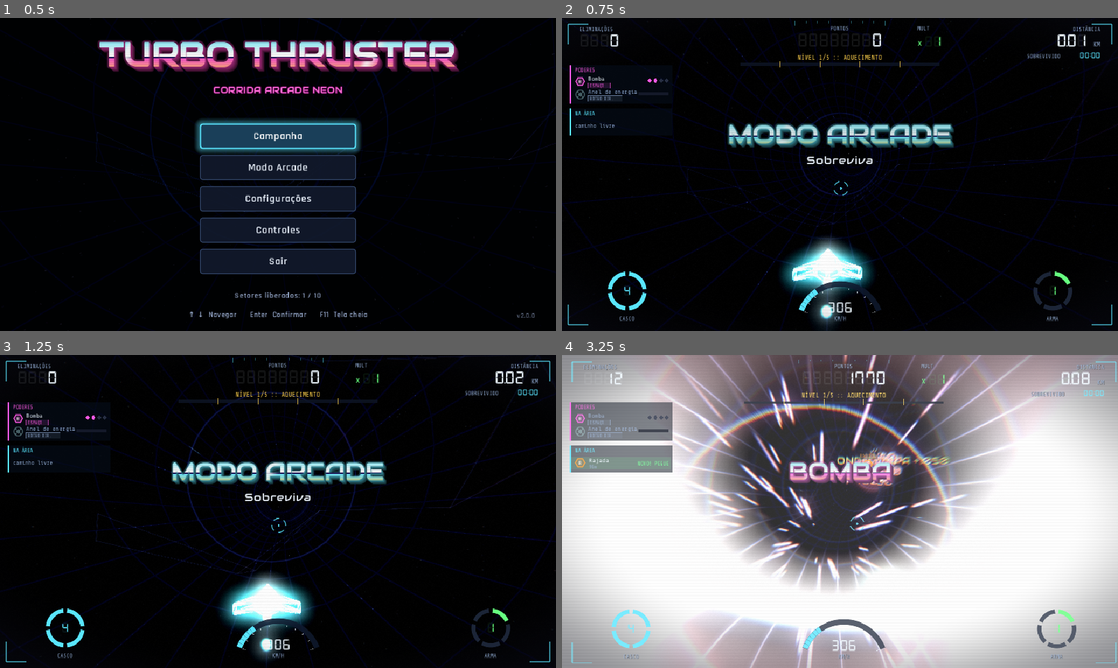
Above: before the commit, frames 1-4 (two rows, left to right).
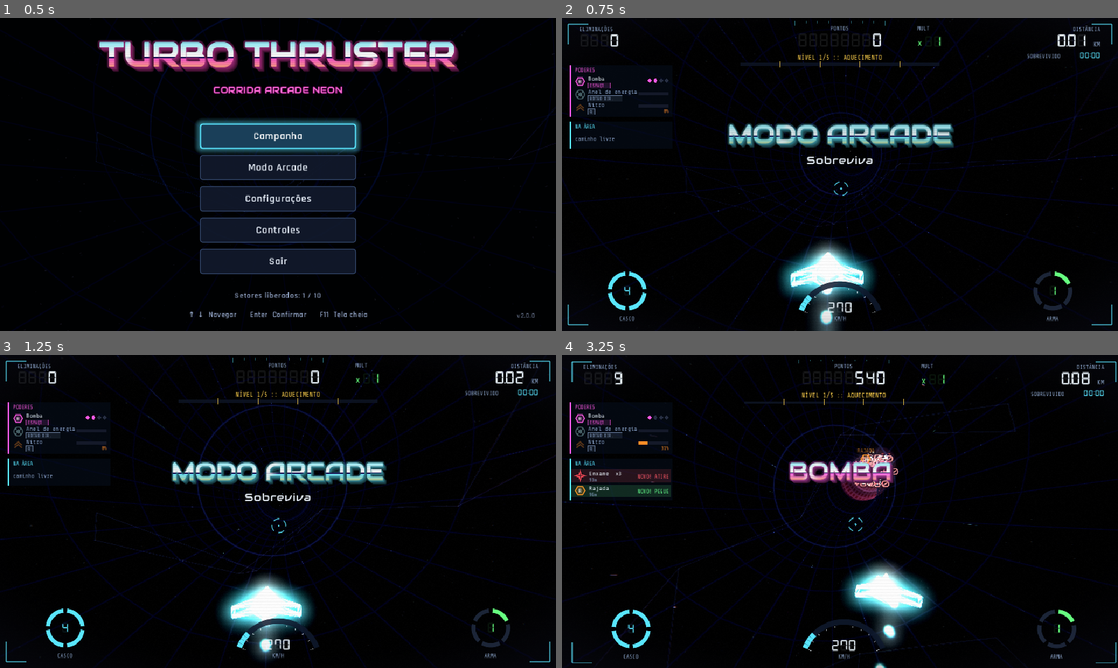
Above: after the commit, the same moments.

Repository: matthfaria96/turbo-thruster
Game: Godot game, scene res://main.tscn
The game is run twice, just before and just after one commit, with the same random seed, the same clock (stepped at 60 frames per second) and the same inputs.
Inputs (mouse positions are in pixels of both pictures, inside the frame that each line leads up to):
- Up to frame 1 (0.5 s): no input
- Up to frame 2 (0.75 s): click "Modo Arcade" at 0.5 s
- Up to frame 3 (1.25 s): no input
- Up to frame 4 (3.25 s): tap Enter (ui_accept) at 1.25, 1.52, 2.27 s; move the mouse to (962, 495) at 1.27 s; hold D (move_right) 1.28-2.03 s; hold Shift (charge) 1.28-2.03 s; click (962, 495) at 1.42 s; tap J (fire) at 1.55, 2.1 s; move the mouse to (728, 527) at 2.02 s; hold S (brake, bound only before the commit) 2.03-2.78 s; tap Space (special) at 2.3 s; move the mouse to (895, 442) at 2.77 s; hold D (move_right) from 2.78 s (still down); hold Space (special) from 2.78 s (still down); tap Q (nitro, bound only after the commit) at 3.05 s

Frame 1 is identical in both runs. In frame 2, 3.0% of the frame differs, in the area x 0-100%, y 0-100%; in frame 3, 4.0%; in frame 4, 99%.

Commit message:
feat: automatic speed ramp, nitro on Q, faster rotating obstacles
W/S no longer change speed: cruise speed rises with sector progress (or
survived time in arcade), act turbo floors still apply. Kills and geoms
fill a nitro gauge; Q spends it for 4 s of top speed with double points
that rams through ordinary enemies. Barriers now sweep around the
tunnel and rotors spin much faster. Bomb stays on Space only.

Co-Authored-By: Claude Opus 5.5 <noreply@anthropic.com>

Diff:
--- a/src/autoload/input_setup.gd
+++ b/src/autoload/input_setup.gd
@@ -5,22 +5,20 @@
 const ACTIONS := {
 	"move_left": {"keys": [KEY_A, KEY_LEFT], "buttons": [JOY_BUTTON_DPAD_LEFT], "axes": [[JOY_AXIS_LEFT_X, -1.0]]},
 	"move_right": {"keys": [KEY_D, KEY_RIGHT], "buttons": [JOY_BUTTON_DPAD_RIGHT], "axes": [[JOY_AXIS_LEFT_X, 1.0]]},
-	"accelerate": {"keys": [KEY_W, KEY_UP], "buttons": [JOY_BUTTON_DPAD_UP], "axes": [[JOY_AXIS_LEFT_Y, -1.0]]},
-	"brake": {"keys": [KEY_S, KEY_DOWN], "buttons": [JOY_BUTTON_DPAD_DOWN], "axes": [[JOY_AXIS_LEFT_Y, 1.0]]},
 	"fire": {"keys": [KEY_J], "mouse": [MOUSE_BUTTON_LEFT], "buttons": [JOY_BUTTON_A], "axes": [[JOY_AXIS_TRIGGER_RIGHT, 1.0]]},
 	"charge": {"keys": [KEY_SHIFT, KEY_K], "mouse": [MOUSE_BUTTON_RIGHT], "buttons": [JOY_BUTTON_X], "axes": [[JOY_AXIS_TRIGGER_LEFT, 1.0]]},
-	"special": {"keys": [KEY_SPACE, KEY_Q], "buttons": [JOY_BUTTON_Y, JOY_BUTTON_B], "axes": []},
+	"special": {"keys": [KEY_SPACE], "buttons": [JOY_BUTTON_Y, JOY_BUTTON_B], "axes": []},
+	"nitro": {"keys": [KEY_Q], "buttons": [JOY_BUTTON_LEFT_SHOULDER, JOY_BUTTON_RIGHT_SHOULDER], "axes": []},
 	"pause": {"keys": [KEY_ESCAPE, KEY_P], "buttons": [JOY_BUTTON_START], "axes": []},
 }
 
 ## Rows shown on the Controls screen: [action label, keyboard, gamepad].
 const HELP := [
 	["Ir para os lados", "A / D", "Analógico / D-pad"],
-	["Acelerar (frente)", "W", "Analógico para cima"],
-	["Frear (trás)", "S", "Analógico para baixo"],
 	["Atirar (segurar)", "Botão esquerdo do mouse", "A / RT"],
 	["Anel de energia (segure e solte)", "Botão direito do mouse", "X / LT"],
 	["Especial: bomba (limpa a tela)", "Espaço", "Y / B"],
+	["Nitro (quando a barra encher)", "Q", "LB / RB"],
 	["Pausar", "Esc / P", "Start"],
 	["Tela cheia", "F11", "—"],
 ]
--- a/src/game/combat.gd
+++ b/src/game/combat.gd
@@ -178,6 +178,11 @@
 	for e in g.enemies:
 		if not e.alive or not vulnerable:
 			continue
+		# Nitro rams through ordinary enemies; obstacles and beams still hurt.
+		if p.nitro_t > 0.0 and not e.invulnerable and e.kind != "laser" and e.touches(p):
+			if e.damage(999.0):
+				on_enemy_killed(e)
+			continue
 		if e.beam_hits(p) or e.touches(p):
 			if e.invulnerable or e.kind == "laser":
 				g.fx.sparks(p.global_position, e.spec.color, 20, 18.0, 1.0, 0.35)
@@ -241,9 +246,10 @@
 	g.kills += 1
 	if e.from_plan:
 		g.plan_kills += 1
-	var points := int(e.spec.score * g.multiplier * _speed_mult())
+	var points := int(e.spec.score * g.multiplier * _speed_mult() * (2.0 if g.player.nitro_t > 0.0 else 1.0))
 	g.score += points
 	var big := e.kind in ["tank", "serpent", "warden", "drifter"]
+	g.gain_nitro(Game.NITRO_PER_BIG_KILL if big else Game.NITRO_PER_KILL)
 	g.fx.explosion(e.global_position, e.spec.color, 1.8 if big else 1.0)
 	g.post.pulse(e.spec.color, 0.45 if big else 0.18)
 	if big:
--- a/src/game/enemy.gd
+++ b/src/game/enemy.gd
@@ -135,7 +135,9 @@
 			th = lerp_angle(th, game.player.th, dt * 0.25)
 			_try_fire(dt, game, ahead, 2.1, func(): game.fire_aimed(s, th, h, 20.0, 5, 0.16))
 		"barrier":
-			th = _base_th + sin(age * 0.6 + _phase) * 0.25
+			# Sweeps around the tunnel: the gap moves, so keep tracking it.
+			var dir := 1.0 if fposmod(_base_th * 7.0, 2.0) < 1.0 else -1.0
+			th = wrapf(_base_th + age * dir * (0.75 + _difficulty * 0.25), -PI, PI)
 		"rotor":
 			pass
 		_:
@@ -335,7 +337,7 @@
 			"spike":
 				_spin.rotation.z += dt * 1.0
 			"rotor":
-				_spin.rotation.z += dt * (1.1 + _difficulty * 0.35) * (1.0 if _phase >= 0.0 else -1.0)
+				_spin.rotation.z += dt * (2.0 + _difficulty * 0.6) * (1.0 if _phase >= 0.0 else -1.0)
 	if _orbit:
 		_orbit.rotation.z -= dt * 2.2
 	# Spawn: spiral in from nothing, then breathe. Hits punch and shake it.
--- a/src/game/game.gd
+++ b/src/game/game.gd
@@ -186,6 +186,9 @@
 	if event.is_action_pressed("pause") and state in ACTIVE_STATES and not get_tree().paused:
 		get_viewport().set_input_as_handled()
 		_pause()
+	elif event.is_action_pressed("nitro") and state in [State.PLAY, State.BOSS] and not get_tree().paused:
+		get_viewport().set_input_as_handled()
+		_fire_nitro()
 	elif event.is_action_pressed("special") and state in [State.PLAY, State.BOSS] and not get_tree().paused:
 		get_viewport().set_input_as_handled()
 		powerups.use_special()
@@ -222,7 +225,7 @@
 	projectiles.render()
 	geoms.render()
 	tunnel.update_view(player.s)
-	var speed_k := clampf((player.speed - Player.BASE_SPEED) / (Player.MAX_SPEED - Player.BASE_SPEED + 14.0), 0.0, 1.0)
+	var speed_k := clampf((player.speed - 28.0) / (Player.NITRO_SPEED - 28.0), 0.0, 1.0)
 	tunnel.set_flow(0.25 + speed_k * 0.75, player.s)
 	post.set_speed(speed_k)
 	_warp.amount_ratio = clampf(0.15 + speed_k * 0.85, 0.0, 1.0)
@@ -294,7 +297,6 @@
 		return _autoplay_input()
 	return {
 		"x": Input.get_axis("move_left", "move_right"),
-		"y": Input.get_axis("brake", "accelerate"),
 		"fire": state != State.INTRO and (bool(Save.settings.autofire) or Input.is_action_pressed("fire")),
 		"charge": state != State.INTRO and Input.is_action_pressed("charge"),
 	}
@@ -311,6 +313,8 @@
 	var x := clampf(Track.angle_diff(target, player.th) * 3.0, -1.0, 1.0)
 	if player.invert_x:
 		x = -x
+	if player.nitro >= 1.0 and state == State.PLAY:
+		_fire_nitro()
 	# Hold the charge for 0.8 s every 2 s so the harness exercises it.
 	var charging := state != State.INTRO and fmod(state_t, 2.0) < 0.8
 	return {"x": x, "y": 0.6, "fire": state != State.INTRO and not charging, "charge": charging}
@@ -419,8 +423,7 @@
 
 
 func _apply_act_mods(dt: float) -> void:
-	if state == State.PLAY:
-		player.min_speed_override = director.get_value("speed_floor")
+	_update_cruise()
 	tunnel.set_brightness(director.get_value("brightness"))
 	Sfx.set_intensity(1.0 if boss_active() or is_arcade() else director.intensity())
 	if state in [State.INTRO, State.PLAY, State.BOSS]:
@@ -567,6 +570,42 @@
 var donuts: Array[Donut] = []
 
 
+const NITRO_PER_KILL := 0.035
+const NITRO_PER_BIG_KILL := 0.12
+const NITRO_PER_GEOM := 0.004
+const CRUISE_START := 30.0
+const CRUISE_END := 50.0
+
+
+## Speed rises on its own: with sector progress (campaign) or survived time
+## (arcade). Act speed floors ("zona turbo") still apply on top.
+func _update_cruise() -> void:
+	var ramp := clampf(player.s / float(level.length), 0.0, 1.0) if not is_arcade() else clampf(elapsed / 360.0, 0.0, 1.4)
+	var cruise := lerpf(CRUISE_START, CRUISE_END, ramp)
+	if state == State.PLAY:
+		cruise = maxf(cruise, director.get_value("speed_floor"))
+	if state in [State.PORTAL, State.FINALE]:
+		cruise = maxf(cruise, player.min_speed_override)
+	player.cruise = cruise if state != State.INTRO else CRUISE_START
+
+
+func gain_nitro(amount: float) -> void:
+	if player.add_nitro(amount):
+		hud.announce("", "NITRO PRONTO — APERTE Q", 1.4, Player.NITRO_COLOR)
+		Sfx.play("pickup", -6.0, 1.3)
+
+
+func _fire_nitro() -> void:
+	if not player.fire_nitro():
+		Sfx.play("hit", -8.0, 0.5)
+		return
+	hud.announce("NITRO!", "", 0.8, Player.NITRO_COLOR)
+	post.kick(0.7)
+	post.pulse(Player.NITRO_COLOR, 0.5)
+	fx.shake = maxf(fx.shake, 0.3)
+	Sfx.play("charge", -2.0, 1.4)
+
+
 ## Right-click release: launch one energy ring down the ship's lane.
 func _on_nova(s: float, th: float) -> void:
 	var d := Donut.new()
@@ -594,6 +633,7 @@
 
 
 func _on_geom(pos: Vector3) -> void:
+	gain_nitro(NITRO_PER_GEOM)
 	multiplier = mini(MAX_MULTIPLIER, multiplier + 1)
 	max_multiplier = maxi(max_multiplier, multiplier)
 	fx.sparks(pos, EnemyTypes.GEOM_COLOR, 4, 8.0, 0.5, 0.2)
--- a/src/game/hud_feed.gd
+++ b/src/game/hud_feed.gd
@@ -18,6 +18,11 @@
 		{"icon": "charge", "name": "Anel de energia", "key": "BOTÃO DIR.", "color": Color(0.75, 1.0, 1.0),
 			"ratio": p.charge, "ready": p.charge >= 1.0, "label": "PRONTO!" if p.charge >= 1.0 else ""},
 	]
+	var nitro_ready := p.nitro >= 1.0
+	rows.append({"icon": "nitro", "name": "Nitro" + (" ATIVO" if p.nitro_t > 0.0 else ""), "key": "Q",
+		"color": Player.NITRO_COLOR, "ready": nitro_ready or p.nitro_t > 0.0,
+		"ratio": p.nitro_t / Player.NITRO_TIME if p.nitro_t > 0.0 else p.nitro,
+		"label": "%ds" % ceili(p.nitro_t) if p.nitro_t > 0.0 else ("PRONTO!" if nitro_ready else "%d%%" % int(p.nitro * 100.0))})
 	var timed := [["shield", p.shield_t, 10.0], ["rapid", p.rapid_t, 9.0], ["missile", pu.missile_t, PowerUps.MISSILE_TIME],
 		["slow", pu.slow_t, PowerUps.SLOW_TIME], ["magnet", pu.magnet_t, PowerUps.MAGNET_TIME],
 		["laser", pu.laser_t, PowerUps.LASER_TIME]]
--- a/src/game/player.gd
+++ b/src/game/player.gd
@@ -10,6 +10,9 @@
 const BASE_SPEED := 34.0
 const MAX_SPEED := 56.0
 const MIN_SPEED := 16.0
+const NITRO_SPEED := 82.0
+const NITRO_TIME := 4.0
+const NITRO_COLOR := Color(1.0, 0.55, 0.15)
 const STEER := 2.6
 const MAX_HULL := 4
 const MAX_WEAPON := 5
@@ -31,6 +34,11 @@
 var s := 0.0
 var th := 0.0
 var speed := BASE_SPEED
+## Cruise speed set by the game: rises on its own during the run.
+var cruise := 30.0
+## Nitro gauge 0..1 (filled by kills/geoms) and active boost time left.
+var nitro := 0.0
+var nitro_t := 0.0
 var hull := MAX_HULL
 var weapon := 1
 var charge := 0.0
@@ -90,10 +98,10 @@
 	_shield.rotate_y(dt * 0.8)
 	_shield.rotate_x(dt * 0.3)
 	_fire_cd -= dt
-	var y: float = input.y
-	var target := BASE_SPEED + (y * (MAX_SPEED - BASE_SPEED) if y > 0.0 else y * (BASE_SPEED - MIN_SPEED))
+	nitro_t = maxf(0.0, nitro_t - dt)
+	var target := maxf(cruise, NITRO_SPEED if nitro_t > 0.0 else 0.0)
 	target = maxf(target, min_speed_override)
-	speed = 0.0 if frozen else move_toward(speed, target, 45.0 * dt)
+	speed = 0.0 if frozen else move_toward(speed, target, (90.0 if nitro_t > 0.0 else 30.0) * dt)
 	s += speed * dt
 	if not alive:
 		return shots
@@ -170,6 +178,21 @@
 	return false
 
 
+func add_nitro(amount: float) -> bool:
+	var was_full := nitro >= 1.0
+	nitro = minf(1.0, nitro + amount)
+	return nitro >= 1.0 and not was_full
+
+
+## Q: spend a full gauge on a burst of speed.
+func fire_nitro() -> bool:
+	if nitro < 1.0 or nitro_t > 0.0 or not alive:
+		return false
+	nitro = 0.0
+	nitro_t = NITRO_TIME
+	return true
+
+
 func bank_amount() -> float:
 	return _bank
 
--- a/src/ui/icons.gd
+++ b/src/ui/icons.gd
@@ -30,6 +30,7 @@
 		"pulse_ring": _ring(ci, c, r, color)
 		"spike": _star(ci, c, r, r * 0.35, 5, color)
 		"charge": _charge(ci, c, r, color)
+		"nitro": _nitro(ci, c, r, color)
 		_: _poly(ci, c, r, 8, 0.0, color, false)
 	if kind == "splitter":
 		_square(ci, c + Vector2(r * 0.3, r * 0.3), r * 0.55, color, false)
@@ -170,6 +171,15 @@
 		ci.draw_line(c + Vector2(cos(a), sin(a)) * r * 0.6, c + Vector2(cos(a), sin(a)) * r * 0.9, color, LINE, true)
 
 
+## Nitro: double chevron pointing forward.
+static func _nitro(ci: CanvasItem, c: Vector2, r: float, color: Color) -> void:
+	for k in 2:
+		var y := c.y + r * 0.35 - k * r * 0.6
+		var pts := PackedVector2Array([Vector2(c.x - r * 0.8, y + r * 0.35), Vector2(c.x, y - r * 0.35),
+			Vector2(c.x + r * 0.8, y + r * 0.35)])
+		ci.draw_polyline(pts, color, LINE + 1.0, true)
+
+
 static func _pickup(ci: CanvasItem, kind: String, c: Vector2, r: float) -> void:
 	var info := EnemyTypes.powerup(kind)
 	var color: Color = info.color
